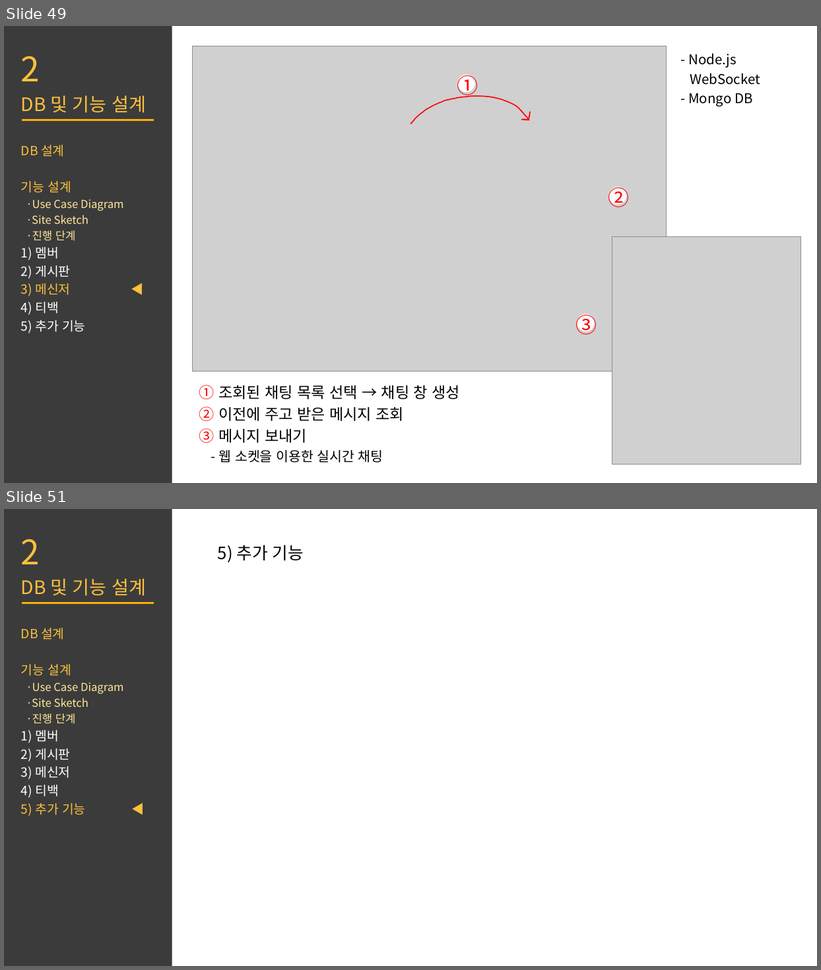
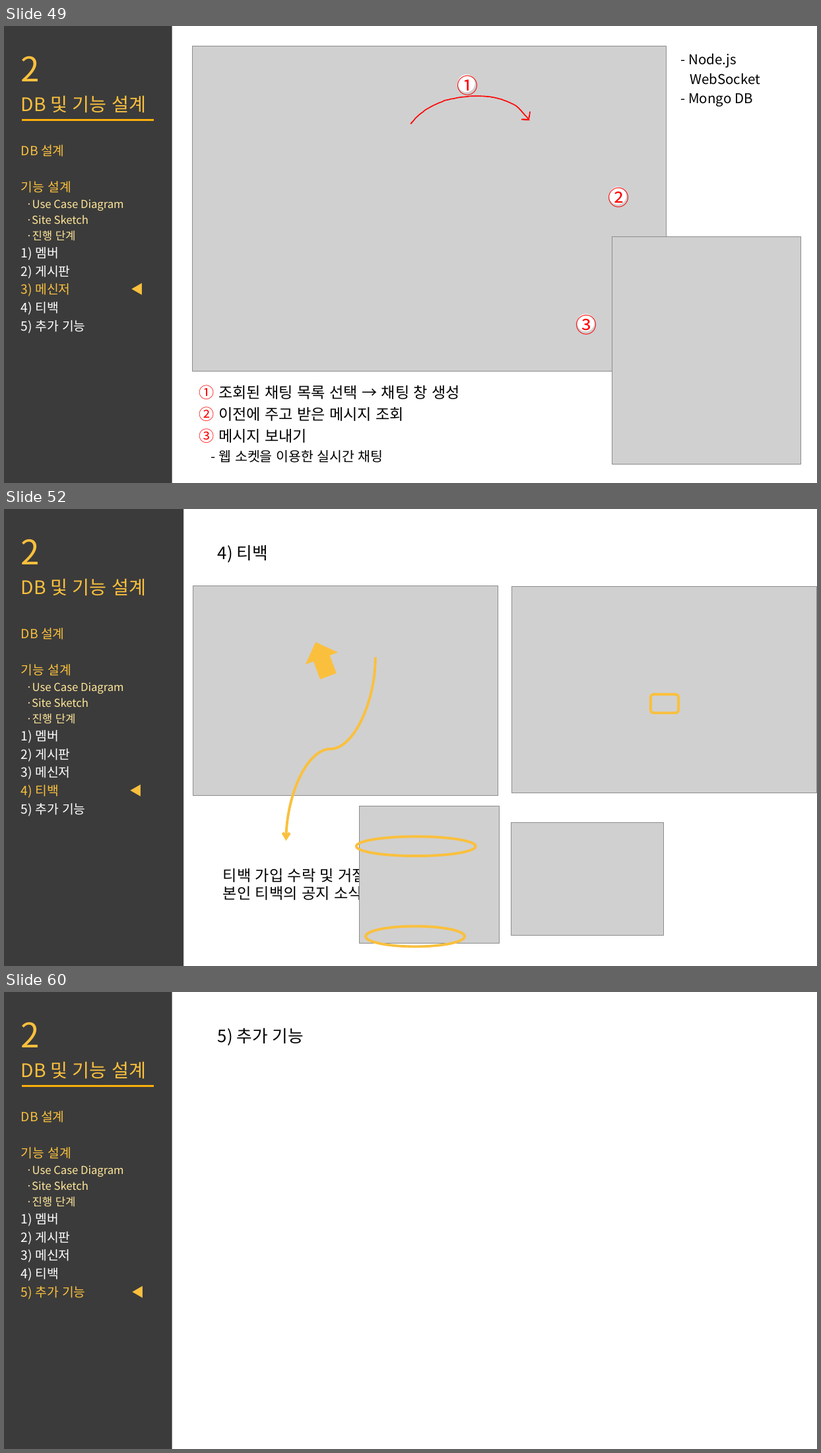
Before and after one commit to qaws2921/starthink, a slide deck: ppt_중간발표_수정/2_중간 발표.pptx. Shown one above the other, each under a label of ours: slides 49 and 51 before the commit, slides 49, 52 and 60 after it; the slides between them are not shown. The pictures are 821x970 and 821x1453 pixels, drawn with LibreOffice and Linux fonts; fonts in the diff are those of the drawing; grey boxes stand for pictures. Boxes give left, top, right and bottom in pixels: in the first picture for what was removed or moved away, otherwise in the second. Text is boxed around its words. In the diff, an @@ line names an element or a change of style, - is before the commit and + after.

Commit message:
모임 추가

```diff
--- a/ppt_중간발표_수정/2_중간 발표.pptx
+++ b/ppt_중간발표_수정/2_중간 발표.pptx
@@ slide 52 added at [4, 509, 817, 966], background #FFFFFF @@
@@ rectangle added at [4, 509, 184, 966], fill #262626 at 90% opacity @@
@@ text added at [21, 539, 147, 817], 15 pt, text #FFE699 @@
+2
+DB 및 기능 설계
+DB 설계
+기능 설계
+·Use Case Diagram
+·Site Sketch
+·진행 단계
+1) 멤버
+2) 게시판
+3) 메신저
+4) 티백 ◀
+5) 추가 기능
@@ text added at [218, 545, 267, 562], 20 pt, text #000000 @@
+4) 티백
@@ picture added at [193, 586, 498, 795] @@
@@ picture added at [512, 586, 817, 793] @@
@@ up arrow added at [300, 636, 345, 683], fill #FAC03D @@
@@ curved arrow added from (376, 657) to (286, 841), #FAC03D 3 pt @@
@@ rounded rectangle added at [651, 694, 679, 714], outline #FAC03D 3 pt @@
@@ picture added at [360, 807, 500, 944] @@
@@ picture added at [512, 823, 664, 935] @@
@@ ellipse added at [356, 837, 476, 857], outline #FAC03D 3 pt @@
@@ text added at [223, 865, 371, 903], 18 pt, text #000000 @@
+티백 가입 수락 및 거절, 강퇴 확인.
+본인 티백의 공지 소식 확인. (예정)
@@ ellipse added at [366, 927, 465, 947], outline #FAC03D 3 pt @@
@@ what was slide 51 is now slide 60 @@
```
Also in this commit, not shown: 1 slide changed, 8 other slides added.
